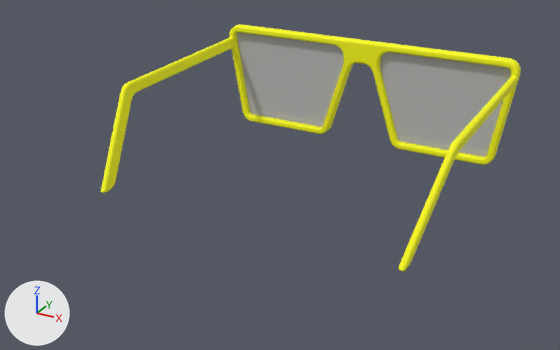
Renders of the FBX model app/sampledata/m30.fbx from each side of a commit.
Both versions are drawn from a 50 mm lens placed at (0.1237, -0.2469, 0.1225), pointed at (-0.0027, -0.017, 0.0076). Lighting does not change. The marker at lower left points along +X, +Y and +Z. Where no turn or scale is listed for an object, it has been applied to the vertices.

In view in the first picture: 'uploads_files_593613_gözlük:object_1', 'uploads_files_593613_gözlük:object_3', 'uploads_files_593613_gözlük:object_4', 'uploads_files_593613_gözlük:object_5', 'uploads_files_593613_gözlük:object_6'.
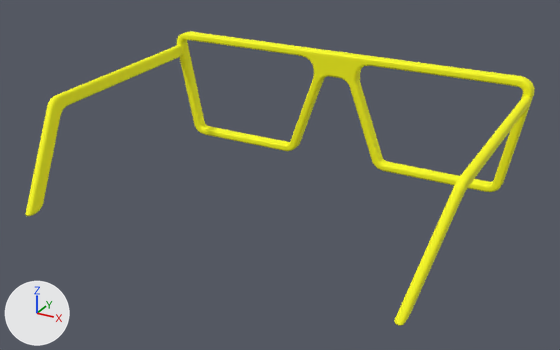
Changed parts and their boxes (x1, y1, x2, y2) in the pictures (560 x 350 px):
'uploads_files_593613_gözlük:object_6', moved, rescaled (23% wider, 13% taller): before (229, 24, 521, 165); after (177, 32, 535, 192)
'uploads_files_593613_gözlük:object_3', deleted: before (380, 52, 511, 157)
'uploads_files_593613_gözlük:object_1', deleted: before (237, 32, 344, 127)
'uploads_files_593613_gözlük:object_4', moved, rescaled (18% wider, 10% taller): before (101, 37, 235, 193); after (25, 45, 183, 216)
'uploads_files_593613_gözlük:object_5', moved, rescaled (14% wider, 17% taller): before (398, 75, 518, 271); after (394, 96, 531, 326)

What changed in the scene script:
```text
Change ob_uploads_files_593613_gözlük_object_6:
    ob_uploads_files_593613_gözlük_object_6.location: (0.0044, 1.5074, 0.0303) -> (0.0046, 1.5192, 0.0303)
    ob_uploads_files_593613_gözlük_object_6.scale: (0.00518, 0.00518, 0.00518) -> (0.00608, 0.00531, 0.00531)
Change ob_uploads_files_593613_gözlük_object_4:
    ob_uploads_files_593613_gözlük_object_4.location: (0.0044, 1.5074, 0.0303) -> (0.0046, 1.5192, 0.0303)
    ob_uploads_files_593613_gözlük_object_4.scale: (0.00518, 0.00518, 0.00518) -> (0.00608, 0.00531, 0.00531)
Remove ob_uploads_files_593613_gözlük_object_3:
    ob_uploads_files_593613_gözlük_object_3 = bpy.data.objects.new('uploads_files_593613_gözlük:object_3', me_mesh_001)
    ob_uploads_files_593613_gözlük_object_3.location = (0.0044, 1.5074, 0.0303)
Change ob_uploads_files_593613_gözlük_object_5:
    ob_uploads_files_593613_gözlük_object_5.location: (0.0044, 1.5074, 0.0303) -> (0.0046, 1.5192, 0.0303)
    ob_uploads_files_593613_gözlük_object_5.scale: (0.00518, 0.00518, 0.00518) -> (0.00608, 0.00531, 0.00531)
Remove ob_uploads_files_593613_gözlük_object_1:
    ob_uploads_files_593613_gözlük_object_1 = bpy.data.objects.new('uploads_files_593613_gözlük:object_1', me_mesh)
    ob_uploads_files_593613_gözlük_object_1.location = (0.0044, 1.5074, 0.0303)
```
